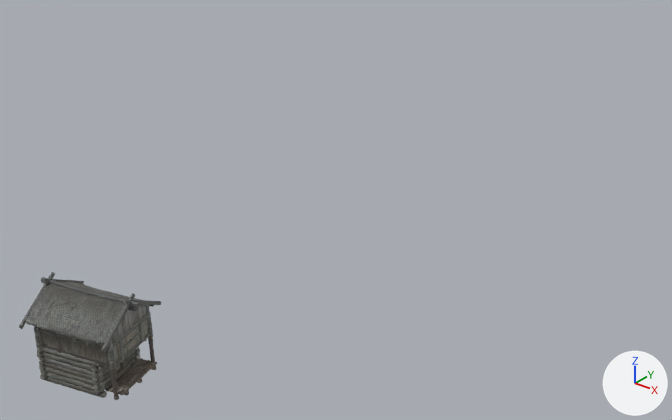
A saved change to the glTF model samples/VRSample/data/cabain/cabain.gltf.
Both versions are drawn from a camera (50 mm lens) standing at (87.1, -97.0, 53.2) and looking at (17.5, -10.0, -0.8). Lighting does not change. The marker at lower right points along +X, +Y and +Z. Where no turn or scale is listed for an object, it has been applied to the vertices. Vertices at the same position are counted once.

In view in the first picture: 'HouseBig02'.
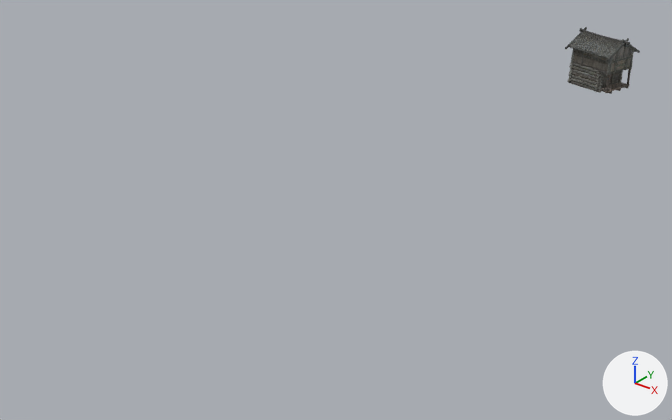
Commit message: Cabain model

Where the newer file only moved an object's origin or applied its transform, the numbers keep the older frame.

Edits to the bpy script that builds the scene:
```text
Add img_woodtiled02albedo_jpg:
    img_woodtiled02albedo_jpg = load_image('WoodTiled02Albedo.jpg', 'Assets/Textures/Environment/WoodTiled02Albedo.jpg', 512, 512, 'sRGB')
Add img_woodtiled02normals_jpg:
    img_woodtiled02normals_jpg = load_image('WoodTiled02Normals.jpg', 'Assets/Textures/Environment/WoodTiled02Normals.jpg', 512, 512, 'Non-Color')
Add img_building01normals_jpg:
    img_building01normals_jpg = load_image('Building01Normals.jpg', 'Assets/Textures/Environment/Building01Normals.jpg', 2048, 2048, 'Non-Color')
Add img_building01specularsmooth_converted_metalroughness_jpg:
    img_building01specularsmooth_converted_metalroughness_jpg = load_image('Building01SpecularSmooth_converted_metalRoughness.jpg', 'Assets/Textures/Environment/Building01SpecularSmooth_converted_metalRoughness.jpg', 2048, 2048, 'Non-Color')
Add img_building02specularsmooth_converted_metalroughness_jpg:
    img_building02specularsmooth_converted_metalroughness_jpg = load_image('Building02SpecularSmooth_converted_metalRoughness.jpg', 'Assets/Textures/Environment/Building02SpecularSmooth_converted_metalRoughness.jpg', 2048, 2048, 'Non-Color')
Add img_building02normals_jpg:
    img_building02normals_jpg = load_image('Building02Normals.jpg', 'Assets/Textures/Environment/Building02Normals.jpg', 2048, 2048, 'Non-Color')
Change mat_building02:
    remove # nodes: BsdfPrincipled, Mix, OutputMaterial, TexImage
    nodes: BsdfPrincipled, Mix x2, NormalMap, OutputMaterial, SeparateColor, TexImage x3, VertexColor
    uses the picture img_building02normals_jpg
    uses the picture img_building02specularsmooth_converted_metalroughness_jpg
Change mat_building01:
    remove # nodes: BsdfPrincipled, Mix, OutputMaterial, TexImage
    nodes: BsdfPrincipled, Mix x2, NormalMap, OutputMaterial, SeparateColor, TexImage x3, VertexColor
    uses the picture img_building01normals_jpg
    uses the picture img_building01specularsmooth_converted_metalroughness_jpg
Change mat_plank:
    remove # nodes: BsdfPrincipled, Mix, OutputMaterial, TexImage
    nodes: BsdfPrincipled, Mix x2, NormalMap, OutputMaterial, TexImage x2, VertexColor
    remove # uses the picture img_woodtiled02albedo_png
    uses the picture img_woodtiled02albedo_jpg
    uses the picture img_woodtiled02normals_jpg
Change me_mesh_0:
    where me_mesh_0.from_pydata(...)  # 29566 vertices, 53920 faces; spans x -6.06..4.93, y -5.48..5.26, z -0.66..8.81
    used by ob_housebig02; location = (25.3, -54.5, 1.9)
    me_mesh_0 part 1: the whole mesh is mirrored in y about its middle, then moved by (0.0, 109.16, 0.0)
```

Where the change shows, as pixel boxes [x1, y1, x2, y2] in the pictures (672 x 420 px):
'HouseBig02', surface changed, mesh mirrored
    before: [19, 272, 161, 400]
    after: [565, 27, 640, 94]
